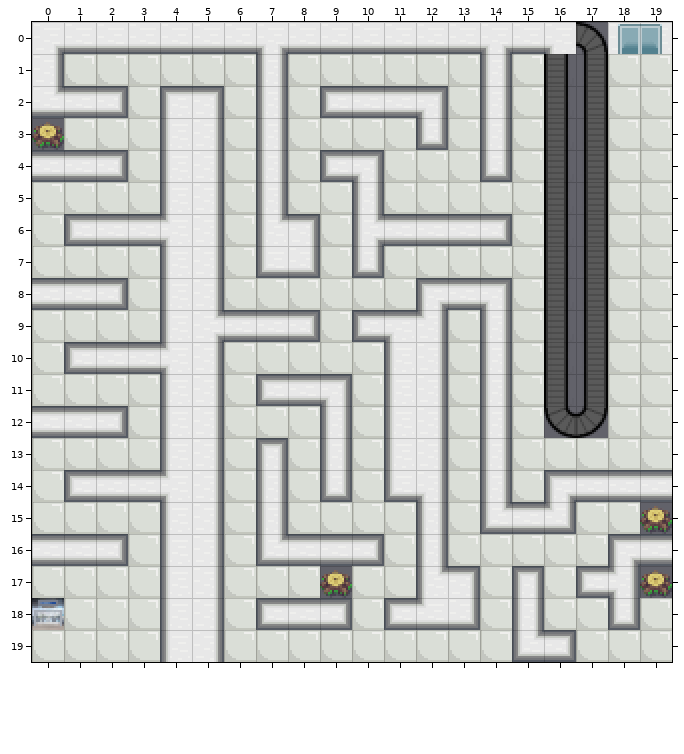
Tiled map, stored at maps/tiled_map_level_1.tmx. Above, as it was before the edit.
Cells are 16x16 px. Shown: x 0..19, y 0..19.
Now the later version:
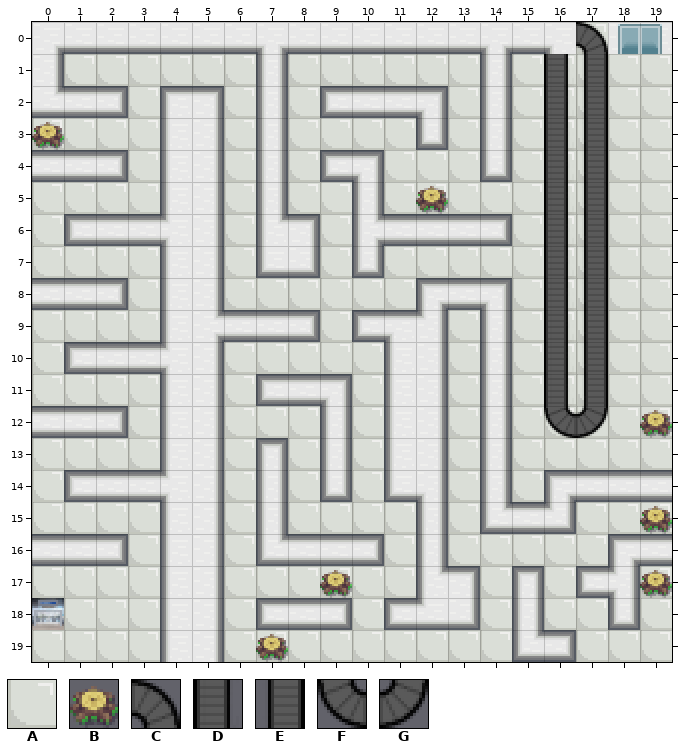
Key: from "Airport Tileset": A 0, B 30, C 61, D 62, E 63, F 64, G 65.
_ is an empty cell, . an unchanged one.
Tiles of an added or newly shown layer are drawn over the layers below it.
Edits made:
--- layer "Tile Layer 1"
@@ x 0..17 @@
- 0 .................C
- 1 ................DE
- 2 ................DE
- 3 B...............DE
- 4 ................DE
- 5 ................DE
- 6 ................DE
- 7 ................DE
- 8 ................DE
- 9 ................DE
-10 ................DE
-11 ................DE
-12 ................FG
+ 0 .................A
+ 1 ................AA
+ 2 ................AA
+ 3 A...............AA
+ 4 ................AA
+ 5 ................AA
+ 6 ................AA
+ 7 ................AA
+ 8 ................AA
+ 9 ................AA
+10 ................AA
+11 ................AA
+12 ................AA
@@ x 19..19 @@
-15 B
+15 A
@@ x 9..19 @@
-17 B.........B
+17 A.........A
--- layer "Tile Layer 2" (added)
@@ x 0..19 @@
- 0 ................._..
- 1 ................__..
- 2 ................__..
- 3 _...............__..
- 4 ................__..
- 5 ............_...__..
- 6 ................__..
- 7 ................__..
- 8 ................__..
- 9 ................__..
-10 ................__..
-11 ................__..
-12 ................__._
+ 0 .................C..
+ 1 ................DE..
+ 2 ................DE..
+ 3 B...............DE..
+ 4 ................DE..
+ 5 ............B...DE..
+ 6 ................DE..
+ 7 ................DE..
+ 8 ................DE..
+ 9 ................DE..
+10 ................DE..
+11 ................DE..
+12 ................FG.B
@@ x 19..19 @@
-15 _
+15 B
@@ x 9..19 @@
-17 _........._
+17 B.........B
@@ x 7..7 @@
-19 _
+19 B
Changed places in both pictures, as pixel boxes (x1, y1, x2, y2):
changed: (544, 22, 608, 438)
changed: (32, 118, 64, 150)
added: (416, 186, 448, 214)
added: (640, 410, 672, 438)
changed: (640, 502, 672, 534)
changed: (320, 566, 352, 598)
changed: (640, 566, 672, 598)
added: (256, 634, 288, 662)
